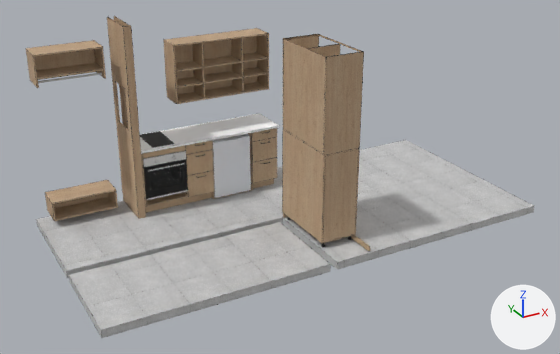
The glTF model 2026-087/modell.glb as it was, and as the next commit left it.
Both versions are drawn from a camera (50 mm lens) standing at (-1623.0, -6792.0, 4697.0) and looking at (2819.0, 1284.0, 659.0). Lighting does not change. The marker at lower right points along +X, +Y and +Z. The picture after the commit comes second. Vertices at exactly the same position are counted once.
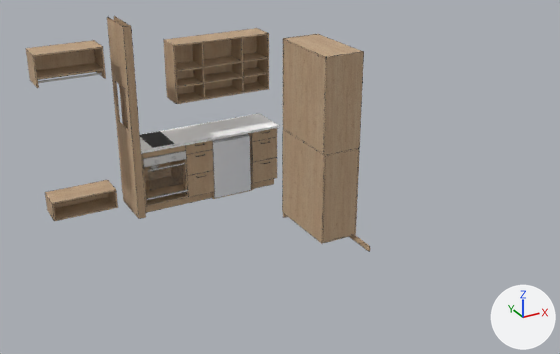
The change, as JSON lines over the scene's bpy script:
```json
{"op": "set", "path": "mat_material_003.base_color", "old": "(0.0, 0.0, 0.0)", "new": "(0.00564, 0.00564, 0.00564)", "note": "black #000000 -> black #111111"}
{"op": "set", "path": "mat_material_004.base_color", "old": "(0.00564, 0.00564, 0.00564)", "new": "(0.507, 0.492, 0.492)", "note": "black #111111 -> grey #bdbaba"}
{"op": "remove", "block": "mat_material_005", "code": "mat_material_005.base_color = (0.507, 0.492, 0.492)  # grey #bdbaba"}
{"op": "add", "block": "mat_material_005", "code": "mat_material_005.texture = img_image_2"}
{"op": "remove", "block": "mat_material_006", "code": "mat_material_006.texture = img_image_2"}
{"op": "add", "block": "mat_material_006", "code": "mat_material_006.base_color = (0.787, 0.807, 0.848)  # white #e5e8ed"}
{"op": "set", "path": "mat_material_007.base_color", "old": "(0.787, 0.807, 0.848)", "new": "(0.0509, 1.0, 0.0)", "note": "white #e5e8ed -> green #40ff00"}
{"op": "set", "path": "mat_material_008.base_color", "old": "(0.0509, 1.0, 0.0)", "new": "(0.0331, 0.0331, 0.0331)", "note": "green #40ff00 -> dark grey #333333"}
{"op": "set", "path": "mat_material_009.base_color", "old": "(0.0331, 0.0331, 0.0331)", "new": "(0.263, 0.263, 0.263)", "note": "dark grey #333333 -> grey #8c8c8c"}
{"op": "set", "path": "mat_material_010.base_color", "old": "(0.263, 0.263, 0.263)", "new": "(0.674, 0.674, 0.674)", "note": "grey #8c8c8c -> light grey #d6d6d6"}
{"op": "set", "path": "mat_material_011.base_color", "old": "(0.674, 0.674, 0.674)", "new": "(0.171, 0.171, 0.171)", "note": "light grey #d6d6d6 -> grey #737373"}
{"op": "set", "path": "mat_material_011.alpha", "old": "1.0", "new": "0.08"}
{"op": "set", "path": "mat_material_012.base_color", "old": "(0.171, 0.171, 0.171)", "new": "(0.768, 0.768, 0.768)", "note": "grey #737373 -> light grey #e3e3e3"}
{"op": "set", "path": "mat_material_012.alpha", "old": "0.08", "new": "1.0"}
{"block": "me_mesh_0", "where": "# used by ob_mesh_0; location = (0.0, 0.0, 0.0)"}
{"op": "remove", "block": "me_mesh_0", "code": "me_mesh_0.from_pydata(...)  # 47431 vertices, 63901 faces; spans x -2.0..6127.0, y -2.0..2902.0, z -82.0..2601.0"}
{"op": "add", "block": "me_mesh_0", "code": "me_mesh_0.from_pydata(...)  # 35556 vertices, 41428 faces; spans x 153.0..3402.0, y 16.0..2902.0, z 14.0..2601.0"}
{"block": "me_mesh_0", "change": "me_mesh_0 part 1: 110 loose pieces with 11207 vertices, spanning x -2.0..6127.0, y -2.0..2902.0, z -82.0..2431.0, are deleted"}
{"block": "me_mesh_0", "change": "me_mesh_0 part 2: 8 vertices moved within x 1388.0..1838.0, y 2292.0, z 658.0..672.0; 728 vertices removed from x 1345.0..1941.0, y 2292.0..2763.0, z 239.0..709.0"}
{"block": "me_mesh_0", "change": "me_mesh_0 part 3: 9 vertices moved within x 2898.0..3399.0, y 379.0..1341.0, z 2449.0..2451.0; 116 vertices removed from x 2898.0..3401.0, y 358.0..1362.0, z 2429.0..2451.0; 176 vertices added at x 2898.0..3402.0, y 358.0..1362.0, z 2428.0..2452.0"}
{"block": "me_mesh_0", "change": "other edits to the shape of me_mesh_0 do not show in these pictures"}
{"op": "remove", "block": "me_mesh_0", "code": "me_mesh_0.materials.append(mat_material_013)  # light grey #e3e3e3"}
{"op": "remove", "block": "me_mesh_0", "code": "me_mesh_0.materials.append(mat_kant_afs_1_0_k2751ae_eik)  # picture img_image_0"}
{"op": "remove", "block": "me_mesh_0", "code": "me_mesh_0.materials.append(mat_material_014)  # picture img_image_3"}
```

Where the change shows, as pixel boxes [x1, y1, x2, y2] in the pictures (560 x 354 px; the box of a moved part takes in the faces that stretch with it):
```json
{"object": "Mesh_0", "change": "recoloured, surface changed, reshaped", "before": [25, 16, 534, 338], "after": [25, 16, 370, 252], "on screen": "32% narrower, 27% shorter"}
{"part": 1, "of": "me_mesh_0", "change": "deleted", "before": [36, 37, 534, 338]}
{"part": 2, "of": "me_mesh_0", "change": "cut back", "before": [144, 159, 188, 198]}
{"part": 3, "of": "me_mesh_0", "change": "moved or reshaped", "before": [283, 34, 363, 138], "after": [284, 34, 364, 59]}
```
